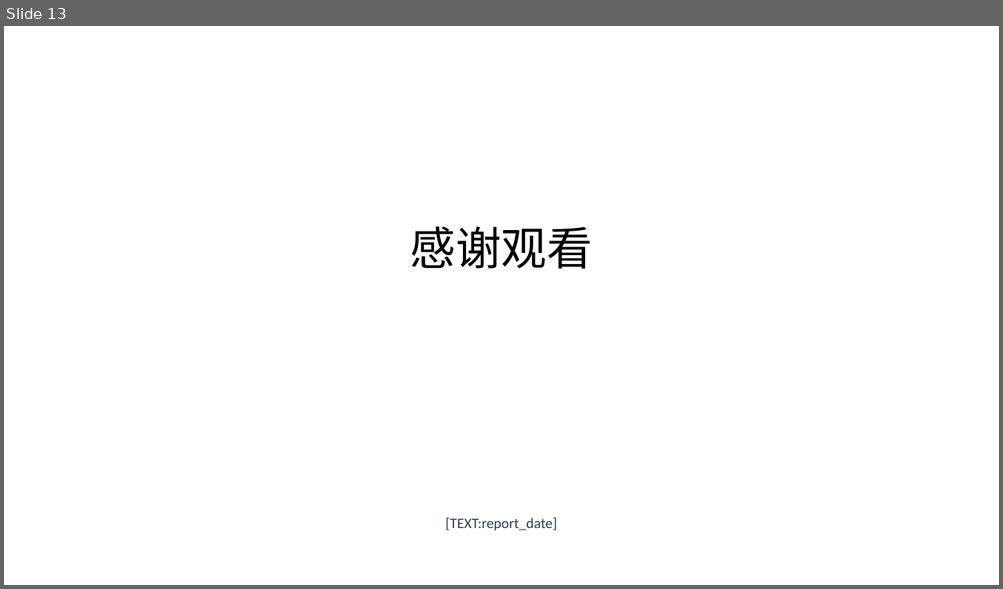
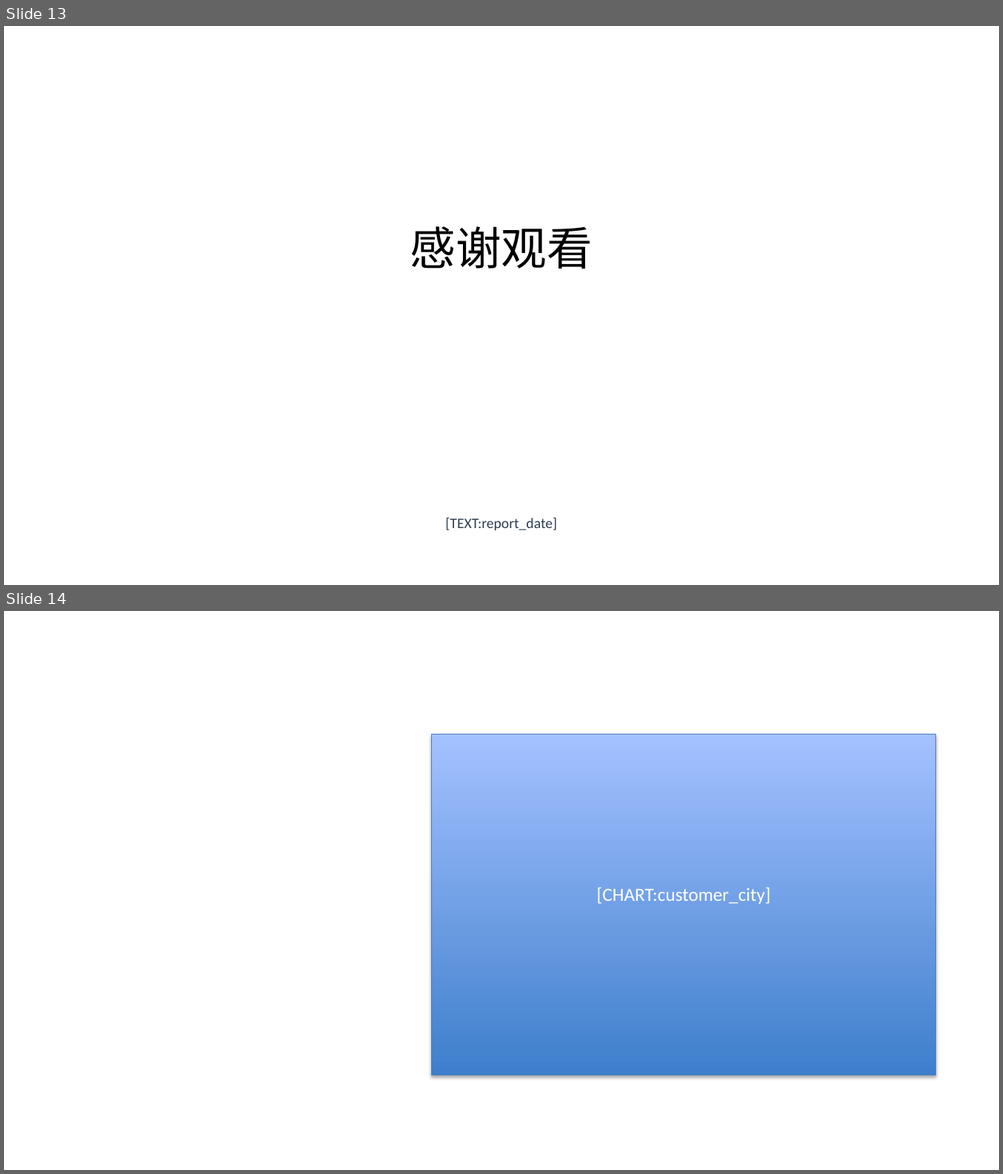
Before and after one commit to lijiahao1996/PPT-Automation, a slide deck: templates/销售分析报告_标准模板.pptx. Shown one above the other, each under a label of ours: slide 13 before the commit, slides 13 and 14 after it. The pictures are 1003x589 and 1003x1174 pixels, drawn with LibreOffice and Linux fonts; fonts in the diff are those of the drawing. Boxes give left, top, right and bottom in pixels: in the first picture for what was removed or moved away, otherwise in the second. Text is boxed around its words. In the diff, an @@ line names an element or a change of style, - is before the commit and + after.

```diff
--- a/templates/销售分析报告_标准模板.pptx
+++ b/templates/销售分析报告_标准模板.pptx
@@ slide 14 added at (4,611,999,1170), background #FFFFFF @@
@@ rectangle added at (432,735,936,1076), fill gradient #3F80CE to #A4C4FF, outline #4B7EBC 0.75 pt, 18 pt, text #FFFFFF @@
+[CHART:customer_city]
```
Also in this commit, not shown: 14 other files.
